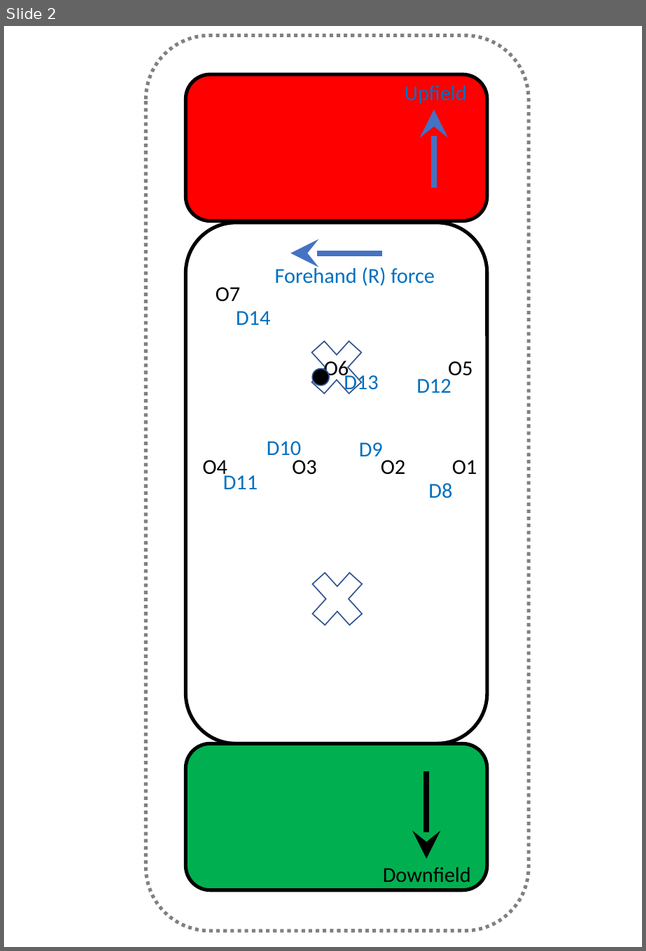
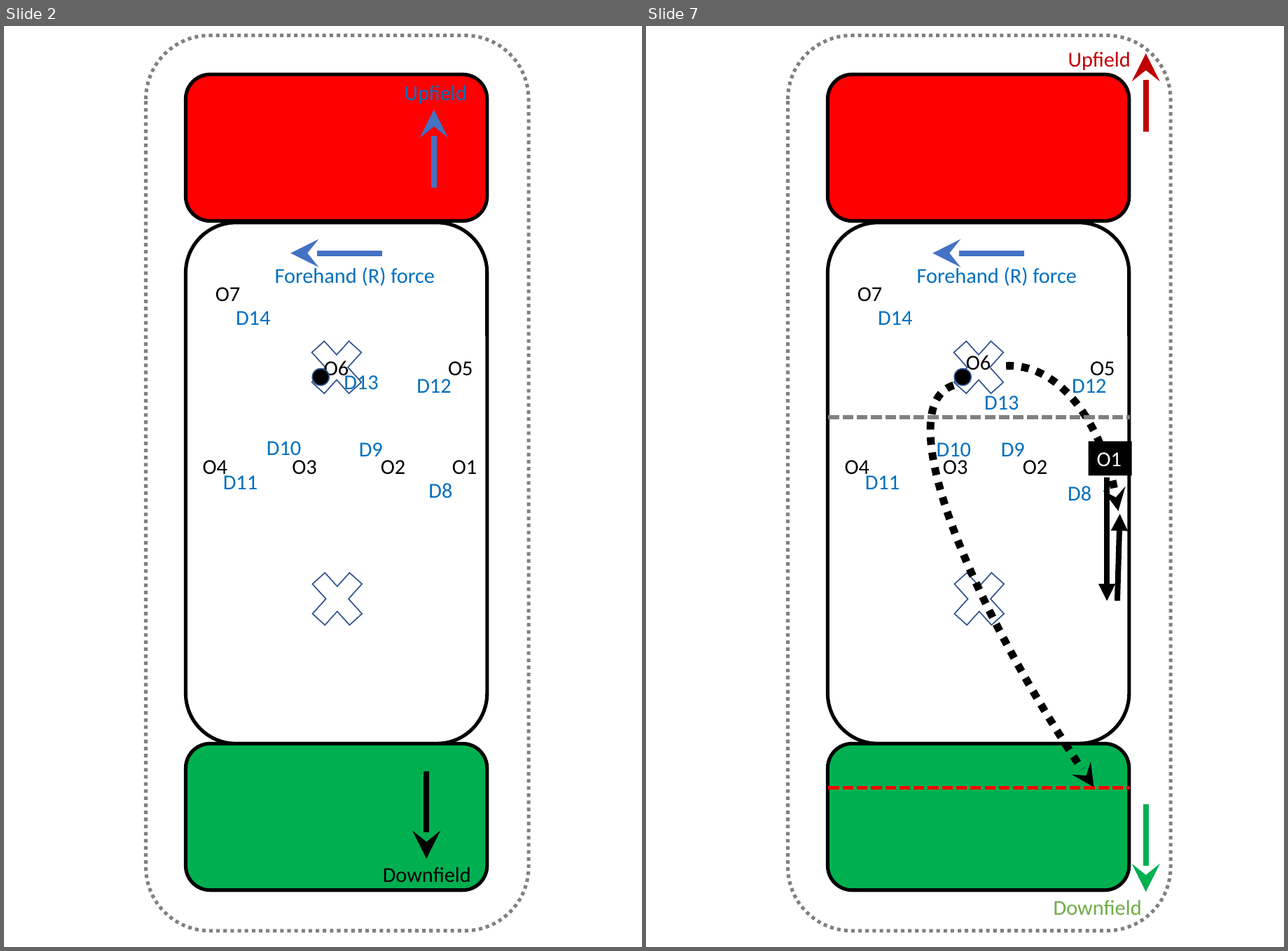
Before and after one commit to James-Reynolds/Ultimate-strategy-and-tactics, a slide deck: graphics/Graphics.pptx. Shown side by side, each under a label of ours: slide 2 before the commit, slides 2 and 7 after it; the slides between them are not shown. The pictures are 646x951 and 1288x951 pixels, drawn with LibreOffice and Linux fonts; fonts in the diff are those of the drawing. Boxes give left, top, right and bottom in pixels: in the first picture for what was removed or moved away, otherwise in the second. Text is boxed around its words. In the diff, an @@ line names an element or a change of style, - is before the commit and + after.

```diff
--- a/graphics/Graphics.pptx
+++ b/graphics/Graphics.pptx
@@ slide 7 added at bbox=[646, 26, 1284, 947], background #FFFFFF @@
@@ rounded rectangle added at bbox=[788, 35, 1170, 930], outline #808080 3 pt dashed @@
@@ text added at bbox=[1068, 52, 1130, 70], 18 pt, text #C00000 @@
+Upfield
@@ arrow added from (1146, 132) to (1146, 53), #C00000 4.75 pt @@
@@ rounded rectangle added at bbox=[828, 74, 1129, 221], fill #FF0000, outline #000000 3 pt @@
@@ rounded rectangle added at bbox=[828, 223, 1129, 744], outline #000000 3 pt @@
@@ arrow added from (1025, 253) to (932, 253), #4472C4 4.75 pt @@
@@ text added at bbox=[917, 265, 1076, 286], 18 pt, text #0070C0 @@
+Forehand (R) force
@@ text added at bbox=[857, 287, 882, 302], 18 pt, text #000000 @@
+O7
@@ text added at bbox=[878, 311, 912, 325], 18 pt, text #0070C0 @@
+D14
@@ arc (boxed as its full ellipse) added at bbox=[855, 324, 1284, 947], outline #000000 6.5 pt dashed @@
@@ cross added at bbox=[943, 328, 1014, 407], outline #325491 1 pt @@
@@ text added at bbox=[966, 352, 990, 375], 18 pt, text #000000 @@
+O6
@@ text added at bbox=[1090, 361, 1114, 381], 18 pt, text #000000 @@
+O5
@@ arc (boxed as its full ellipse) added at bbox=[899, 366, 1121, 746], outline #000000 6.5 pt dashed @@
@@ ellipse added at bbox=[954, 369, 971, 386], fill #000000, outline #325491 1 pt @@
@@ text added at bbox=[1072, 375, 1106, 398], 18 pt, text #0070C0 @@
+D12
@@ text added at bbox=[984, 391, 1018, 410], 18 pt, text #0070C0 @@
+D13
@@ line added from (828, 417) to (1130, 417), #808080 3 pt dashed @@
@@ text added at bbox=[936, 442, 971, 462], 18 pt, text #0070C0 @@
+D10
@@ text added at bbox=[1001, 442, 1025, 456], 18 pt, text #0070C0 @@
+D9
@@ rectangle added at bbox=[1088, 441, 1132, 475], fill #000000, 18 pt, text #FFFFFF @@
+O1
@@ text added at bbox=[845, 460, 869, 479], 18 pt, text #000000 @@
+O4
@@ text added at bbox=[943, 456, 967, 475], 18 pt, text #000000 @@
+O3
@@ text added at bbox=[1023, 460, 1047, 475], 18 pt, text #000000 @@
+O2
@@ text added at bbox=[865, 472, 899, 489], 18 pt, text #0070C0 @@
+D11
@@ text added at bbox=[1067, 486, 1091, 501], 18 pt, text #0070C0 @@
+D8
@@ arrow added from (1107, 477) to (1107, 601), #000000 4.75 pt @@
@@ arrow added from (1117, 601) to (1120, 514), #000000 4.75 pt @@
@@ cross added at bbox=[944, 559, 1015, 638], outline #325491 1 pt @@
@@ rounded rectangle added at bbox=[828, 744, 1129, 890], fill #00B050, outline #000000 3 pt @@
@@ line added from (828, 788) to (1130, 788), #FF0000 3 pt dashed @@
@@ arrow added from (1146, 805) to (1146, 892), #00B050 4.75 pt @@
@@ text added at bbox=[1053, 900, 1142, 921], 18 pt, text #70AD47 @@
+Downfield
```
Also in this commit, not shown: 2 slides changed, 3 other slides added, 7 other files.
